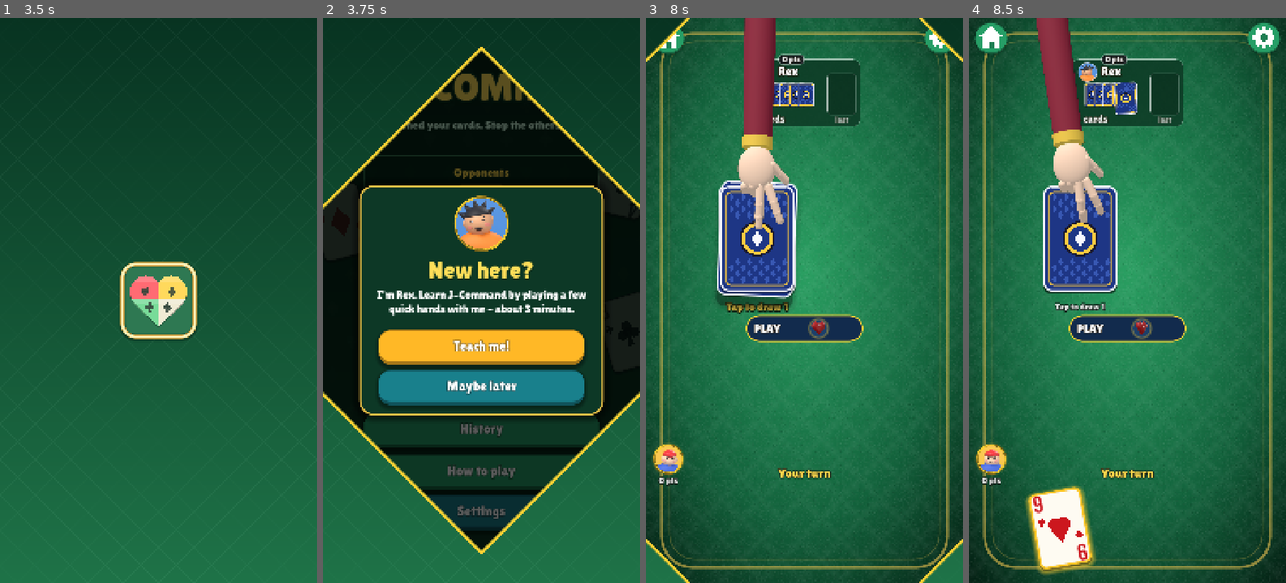
Above: before the commit, frames 1-4 (left to right).
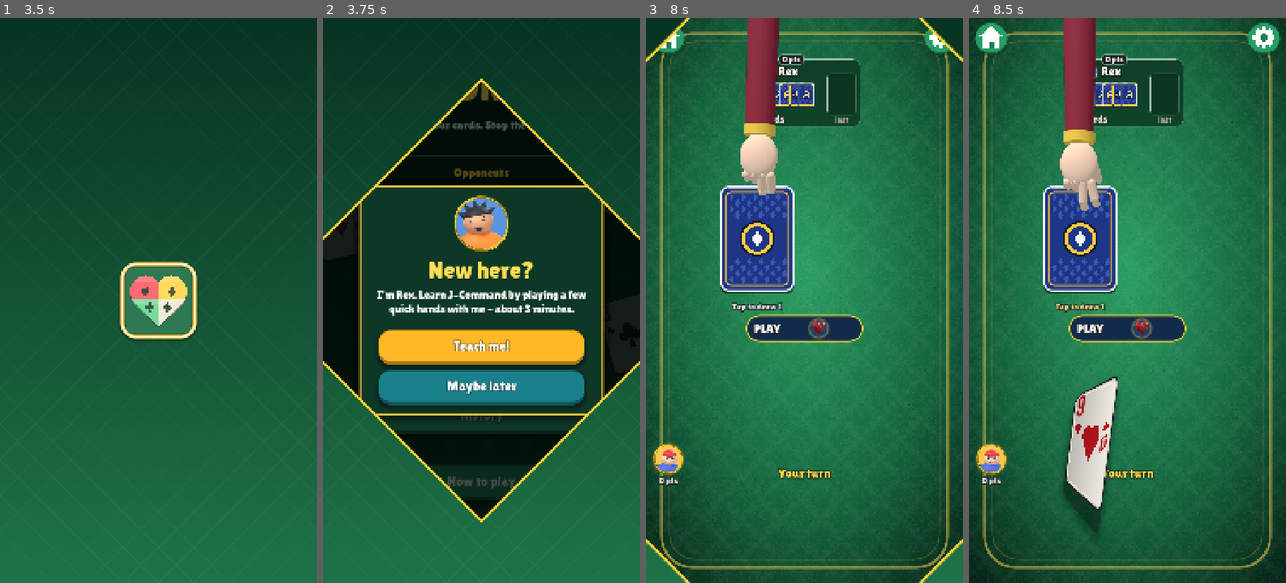
Above: after the commit, the same moments.

Repository: lambou/jcommand-cards-monorepo
Game: Godot game, scene res://scenes/main.tscn
The game is run twice, just before and just after one commit, with the same random seed, the same clock (stepped at 60 frames per second) and the same inputs.
Inputs (mouse positions are in pixels of both pictures, inside the frame that each line leads up to; where the layout moved, square brackets give the same spot in the first picture):
- Up to frame 1 (3.5 s): tap Enter at 0.5 s; move the mouse to (228, 272) at 0.52 s; hold Right 0.53-1.25 s; click (228, 272) at 0.67 s; tap Space at 0.77 s; drag from (95, 328) to (142, 413) at 1.27 s; move the mouse to (190, 176) at 2.02 s; hold Right 2.03-2.75 s; drag from (142, 413) to (63, 215) at 2.77 s
- Up to frame 2 (3.75 s): click "Easy" at 3.5 s
- Up to frame 3 (8 s): click "Easy" at 4.25 s; click "Normal" at 5 s; click "Normal" at 5.75 s; click "PLAY" at 6.5 s; click (804, 334) [668, 40] at 7.25 s
- Up to frame 4 (8.5 s): tap Enter at 8 s; drag from (1079, 238) to (1143, 300) at 8.02 s

Frame 1 is identical in both runs. In frame 2, 15% of the frame differs, in the area x 0-100%, y 5-95%; in frame 3, 3.0%; in frame 4, 9.8%.

Commit message:
Transition: finish assembling the logo before building the next screen, so the build's hitch never makes pieces jump; loader clamps its frame step
Co-Authored-By: Claude Sonnet 5.5 <noreply@anthropic.com>

Diff:
--- a/apps/mobile/scripts/ui/logo_loader.gd
+++ b/apps/mobile/scripts/ui/logo_loader.gd
@@ -169,9 +169,11 @@
 
 # ---------------------------------------------------------------- animation
 
-func _process(delta: float) -> void:
+func _process(frame_delta: float) -> void:
 	if not is_visible_in_tree():
 		return
+	# A hitch (a heavy screen being built) slows the animation for a frame instead of making it jump.
+	var delta := minf(frame_delta, 1.0 / 30.0)
 	_t += delta
 	if _assemble < 1.0:
 		_assemble = minf(_assemble + delta / maxf(assemble_time, 0.01), 1.0)
--- a/apps/mobile/scripts/ui/transition.gd
+++ b/apps/mobile/scripts/ui/transition.gd
@@ -113,18 +113,26 @@
 		t.tween_property(_logo, "scale", Vector2.ONE, 0.22).set_trans(Tween.TRANS_BACK).set_ease(Tween.EASE_OUT)
 	await t.finished
 
+	# Let every piece click into place BEFORE building the next screen: building it (and its first
+	# frames) blocks for a few hundred ms, which would make pieces still in flight jump.
+	var composed_at := 0
+	if not fade:
+		var waited := 0.0
+		while not _logo.is_assembled() and waited < ASSEMBLE_CAP:
+			waited += get_process_delta_time()
+			await get_tree().process_frame
+		composed_at = Time.get_ticks_msec()
+
 	swap.call()
 	# Let the new screen lay out and build its first frame (3D hands, fonts) while still hidden.
 	await get_tree().process_frame
 	await get_tree().process_frame
 	if not fade:
 		await get_tree().create_timer(HOLD_TIME).timeout
-		# Let every piece click into place, then show the complete logo before the iris opens.
-		var waited := 0.0
-		while not _logo.is_assembled() and waited < ASSEMBLE_CAP:
-			waited += get_process_delta_time()
-			await get_tree().process_frame
-		await get_tree().create_timer(COMPOSED_HOLD).timeout
+		# Show the complete logo a moment; time spent building the screen counts toward it.
+		var left := COMPOSED_HOLD - float(Time.get_ticks_msec() - composed_at) / 1000.0
+		if left > 0.0:
+			await get_tree().create_timer(left).timeout
 		Sfx.play("whoosh", 0.55)
 
 	t = create_tween().set_parallel()
